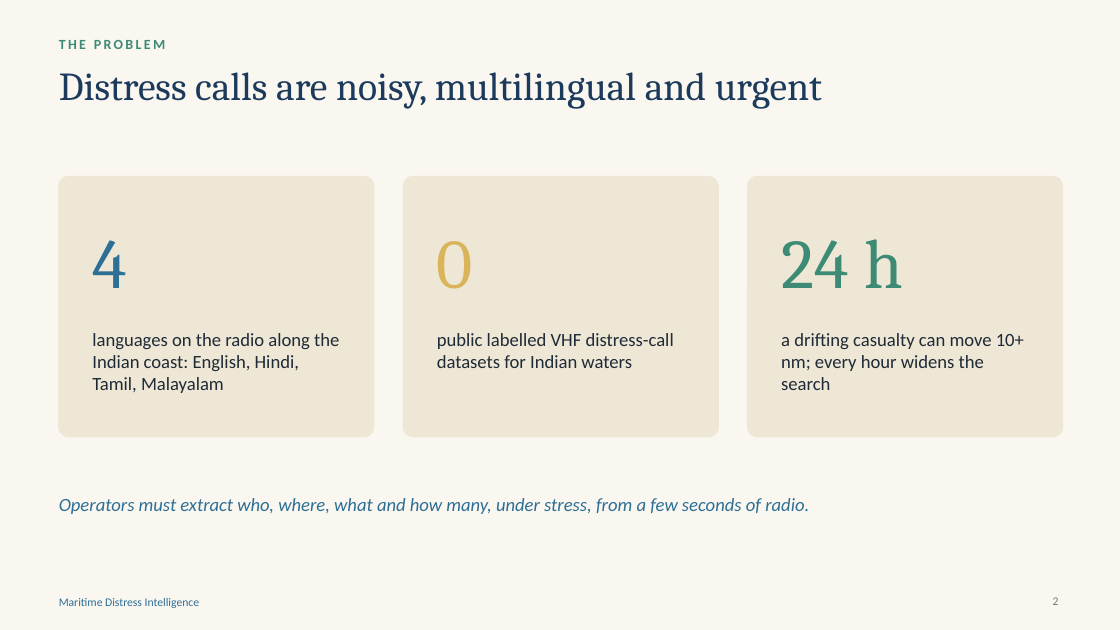
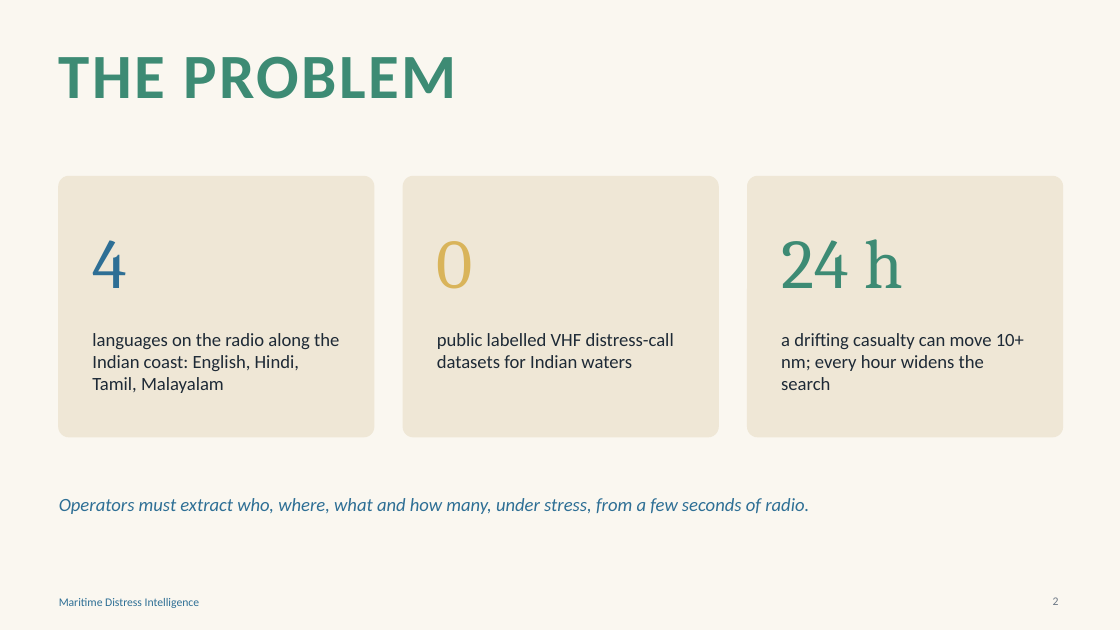
Before and after one commit to SaaraahBharat/Maritime-Project, a slide deck: slide 2 of presentation/Maritime_Distress_Intelligence.pptx. Drawn at 1120x630 pixels with LibreOffice and Linux fonts; fonts in the diff are those of the drawing. Boxes give left, top, right and bottom in pixels: in the first picture for what was removed or moved away, otherwise in the second. Text is boxed around its words. In the diff, an @@ line names an element or a change of style, - is before the commit and + after.

```diff
--- a/presentation/Maritime_Distress_Intelligence.pptx
+++ b/presentation/Maritime_Distress_Intelligence.pptx
@@ text "THE PROBLEM" at [59,56,456,99]: size 12 to 54 pt; more space between paragraphs @@
@@ title removed at [59,72,822,109] @@
-Distress calls are noisy, multilingual and urgent
```
Also in this commit, not shown: 11 other slides changed, 15 other files.
